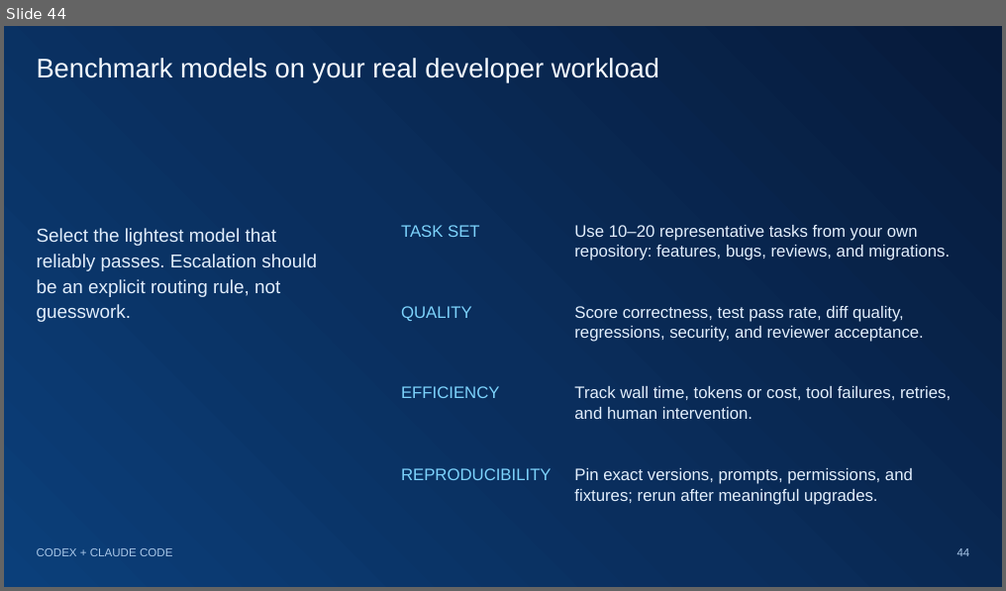
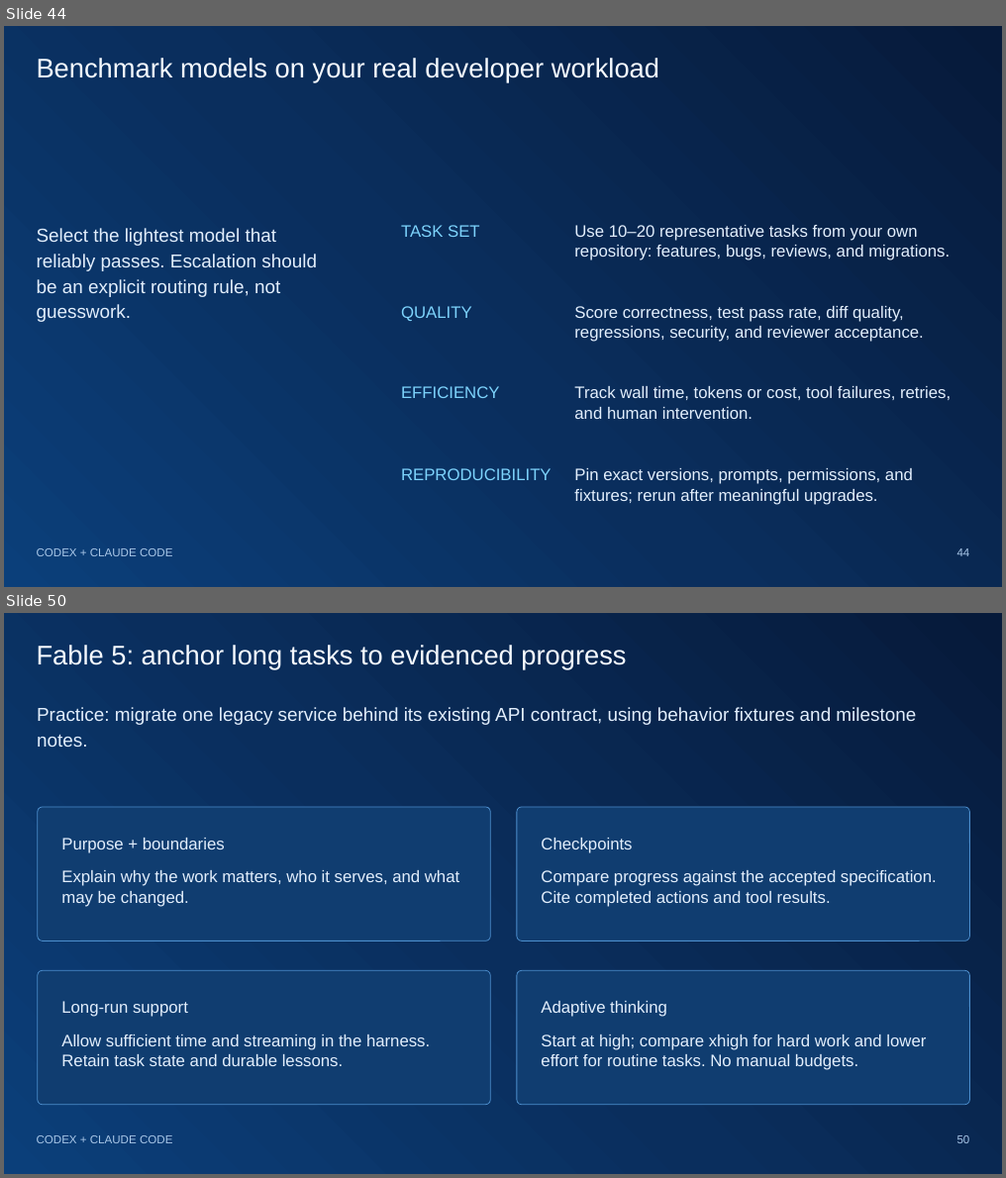
Before and after one commit to yonimillipro/codex-claude-senior-programmer-guide, a slide deck: presentation/Codex-and-Claude-Senior-Programmer-Guide-Updated-2026-10.pptx. Shown one above the other, each under a label of ours: slide 44 before the commit, slides 44 and 50 after it; the slides between them are not shown. The pictures are 1006x591 and 1006x1178 pixels, drawn with LibreOffice and Linux fonts; fonts in the diff are those of the drawing. Boxes give left, top, right and bottom in pixels: in the first picture for what was removed or moved away, otherwise in the second. Text is boxed around its words. In the diff, an @@ line names an element or a change of style, - is before the commit and + after.

```diff
--- a/presentation/Codex-and-Claude-Senior-Programmer-Guide-Updated-2026-10.pptx
+++ b/presentation/Codex-and-Claude-Senior-Programmer-Guide-Updated-2026-10.pptx
@@ slide 50 added at box(4, 613, 1002, 1174), background gradient #061A3A to #0A2E5D to #0B3F7A @@
@@ title added at box(37, 645, 626, 668), 26 pt, text #F6FAFF @@
+Fable 5: anchor long tasks to evidenced progress
@@ text added at box(37, 707, 916, 747), 18 pt, text #E2EEFC @@
+Practice: migrate one legacy service behind its existing API contract, using behavior fixtures and milestone notes.
@@ rounded rectangle added at box(38, 807, 491, 941), fill #103D70, outline #4D8FCE 0.75 pt @@
@@ rounded rectangle added at box(517, 807, 969, 941), fill #103D70, outline #4D8FCE 0.75 pt @@
@@ text added at box(61, 838, 459, 907), 16 pt, text #E2EEFC @@
+Purpose + boundaries
+Explain why the work matters, who it serves, and what may be changed.
@@ text added at box(541, 838, 937, 907), 16 pt, text #E2EEFC @@
+Checkpoints
+Compare progress against the accepted specification. Cite completed actions and tool results.
@@ rounded rectangle added at box(38, 970, 491, 1105), fill #103D70, outline #4D8FCE 0.75 pt @@
@@ rounded rectangle added at box(517, 970, 969, 1105), fill #103D70, outline #4D8FCE 0.75 pt @@
@@ text added at box(61, 1001, 430, 1066), 16 pt, text #E2EEFC @@
+Long-run support
+Allow sufficient time and streaming in the harness. Retain task state and durable lessons.
@@ text added at box(541, 1001, 926, 1070), 16 pt, text #E2EEFC @@
+Adaptive thinking
+Start at high; compare xhigh for hard work and lower effort for routine tasks. No manual budgets.
@@ text added at box(37, 1136, 172, 1144), 11 pt, text #A9C7E8 @@
+CODEX + CLAUDE CODE
@@ page number added at box(957, 1136, 970, 1144), 11 pt, text #A9C7E8 @@
+50
```
Also in this commit, not shown: 3 slides changed, 11 other slides added, 5 other files.
